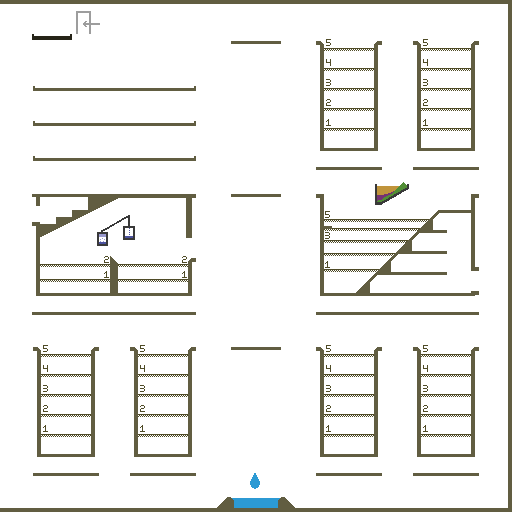
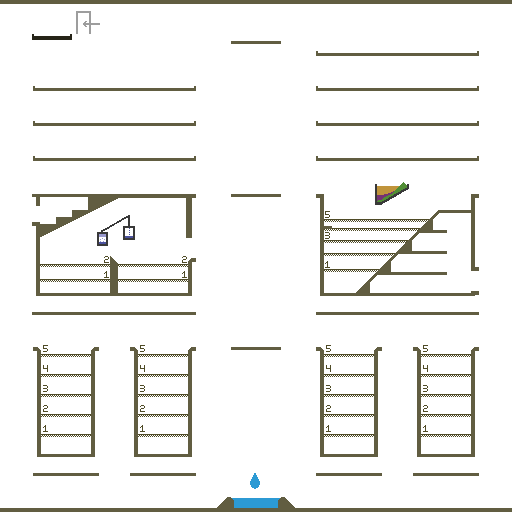
Revision of a layered 512x512 image; what changed, layer by layer:
painted on "bg" over [316, 4, 512, 508]